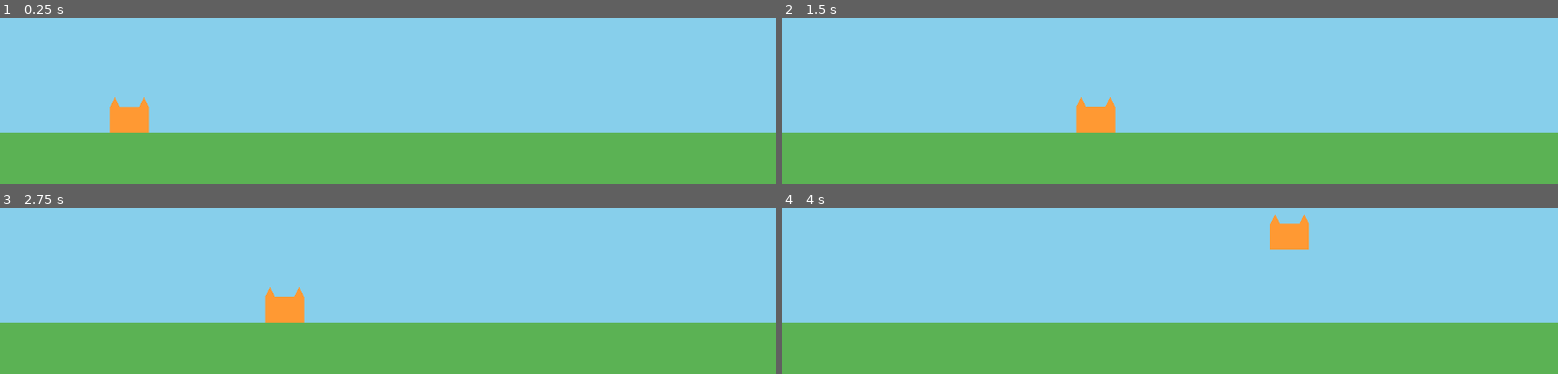
Above: before the commit, frames 1-4 (two rows, left to right).
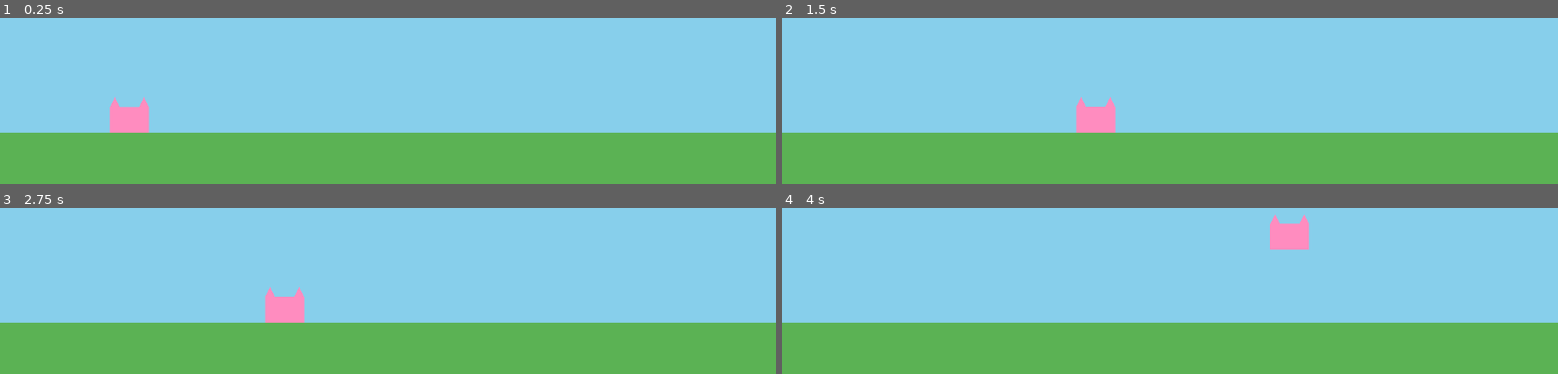
Above: after the commit, the same moments.

Repository: RangelReale/kid-catgame-ai
Game: Godot game, scene res://scenes/main.tscn
Same seed, same stepped clock (60 frames per second), same inputs: the game is played once before the commit and once after it.
Inputs:
- Up to frame 1 (0.25 s): no input
- Up to frame 2 (1.5 s): tap Enter at 0.5 s; hold Right (move_right) from 0.53 s (still down); tap Space (jump) at 0.77 s
- Up to frame 3 (2.75 s): tap Space (jump) at 1.52 s; release Right (move_right) at 2.03 s; hold Left (move_left) from 2.03 s (still down)
- Up to frame 4 (4 s): release Left (move_left) at 2.78 s; hold Right (move_right) from 2.78 s (still down); tap Space (jump) at 3.02, 3.77 s

The runs differ from the first frame. In frame 1, 0.9% of the frame differs, in the area x 14-20%, y 47-70%; in frame 2, 0.9%, in the area x 37-43%, y 47-70%; in frame 3, 0.9%; in frame 4, 0.9%.

Commit message:
Pinta o gato de cor-de-rosa
Co-Authored-By: Claude Opus 5.5 <noreply@anthropic.com>
Claude-Session: https://claude.ai/code/session_01FAz4MPdngpHdNutrNcTfLN

Diff:
--- a/scenes/player/player.tscn
+++ b/scenes/player/player.tscn
@@ -11,15 +11,15 @@
 [node name="Visual" type="Node2D" parent="."]
 
 [node name="Body" type="Polygon2D" parent="Visual"]
-color = Color(1, 0.6, 0.2, 1)
+color = Color(1, 0.55, 0.75, 1)
 polygon = PackedVector2Array(-12, -16, 12, -16, 12, 0, -12, 0)
 
 [node name="EarLeft" type="Polygon2D" parent="Visual"]
-color = Color(1, 0.6, 0.2, 1)
+color = Color(1, 0.55, 0.75, 1)
 polygon = PackedVector2Array(-12, -16, -9, -22, -6, -16)
 
 [node name="EarRight" type="Polygon2D" parent="Visual"]
-color = Color(1, 0.6, 0.2, 1)
+color = Color(1, 0.55, 0.75, 1)
 polygon = PackedVector2Array(6, -16, 9, -22, 12, -16)
 
 [node name="CollisionShape2D" type="CollisionShape2D" parent="."]
Not shown, changed: CLAUDE.md
Not shown, changed: README.md
